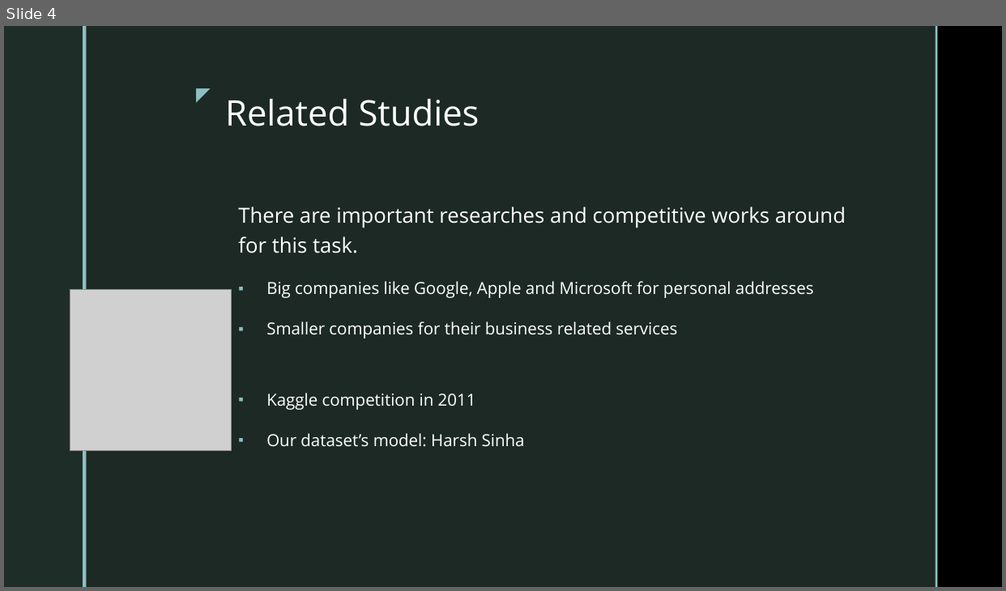
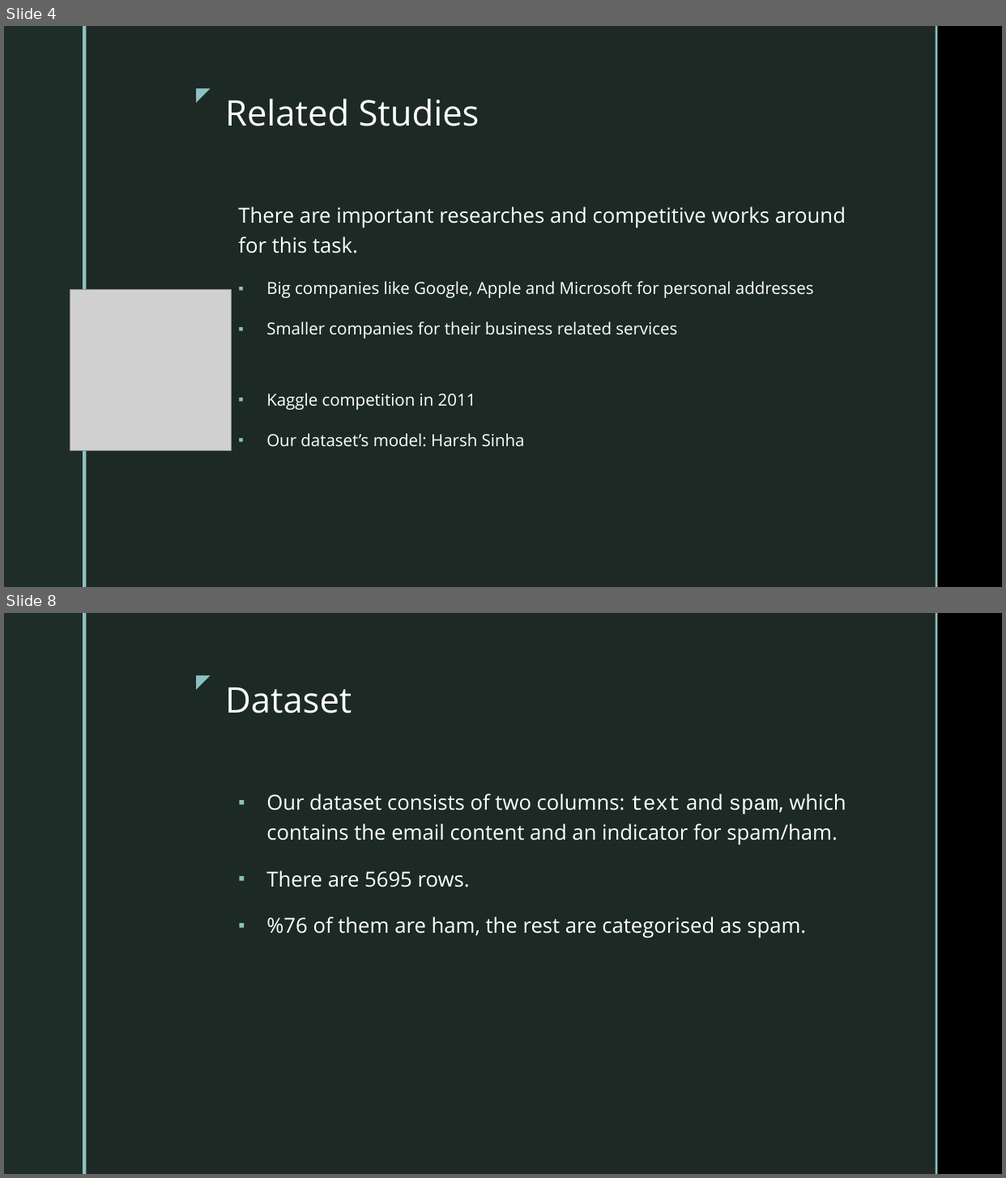
Before and after one commit to abdullahbilici/E-mail-Spam-Classification, a slide deck: Presentation and Report/Presentation.pptx. Shown one above the other, each under a label of ours: slide 4 before the commit, slides 4 and 8 after it; the slides between them are not shown. The pictures are 1006x591 and 1006x1178 pixels, drawn with LibreOffice and Linux fonts; fonts in the diff are those of the drawing; grey boxes stand for pictures; background and template pictures are left out. Boxes give left, top, right and bottom in pixels: in the first picture for what was removed or moved away, otherwise in the second. Text is boxed around its words. In the diff, an @@ line names an element or a change of style, - is before the commit and + after.

```diff
--- a/Presentation and Report/Presentation.pptx
+++ b/Presentation and Report/Presentation.pptx
@@ slide 8 added at (x1=4, y1=613, x2=1002, y2=1174), background picture (left out); not listed: 5 template elements that a slide beside it also shows @@
@@ title added at (x1=225, y1=688, x2=351, y2=713), 34 pt, text #FFFFFF @@
+Dataset
@@ text added at (x1=266, y1=794, x2=846, y2=938), 20 pt, text #FFFFFF @@
+▪ Our dataset consists of two columns: text and spam, which contains the email content and an indicator for spam/ham.
+▪ There are 5695 rows.
+▪ %76 of them are ham, the rest are categorised as spam.
```
Also in this commit, not shown: 1 slide changed, 5 other slides added, 1 slide removed, 1 other file.
